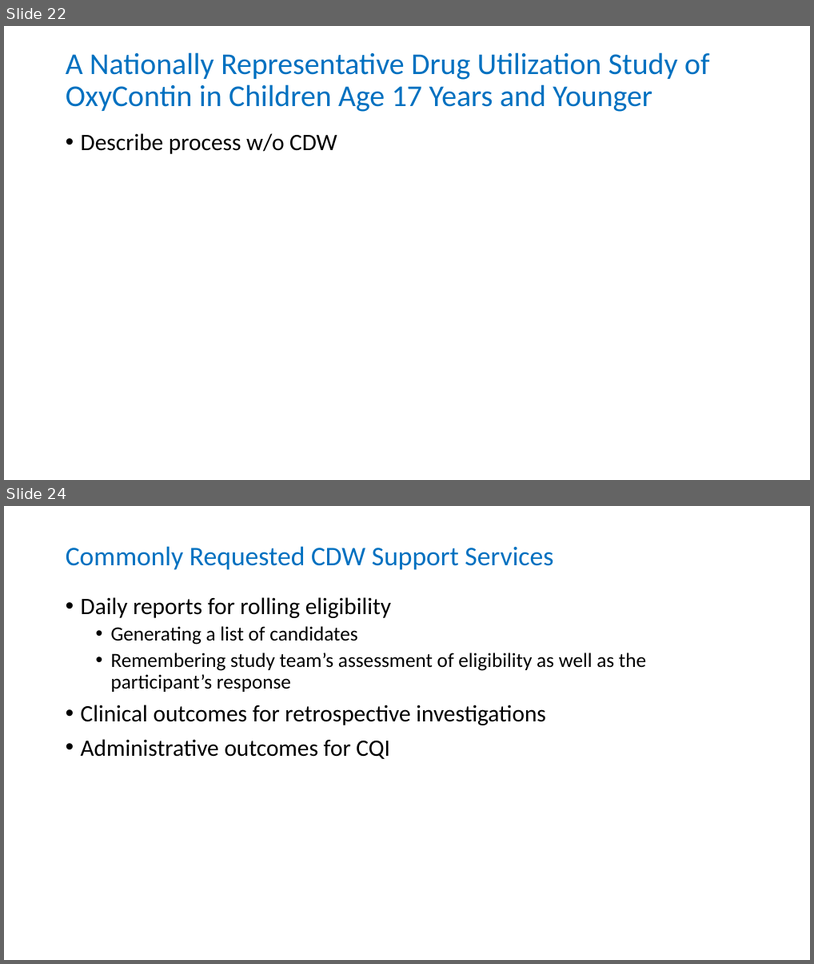
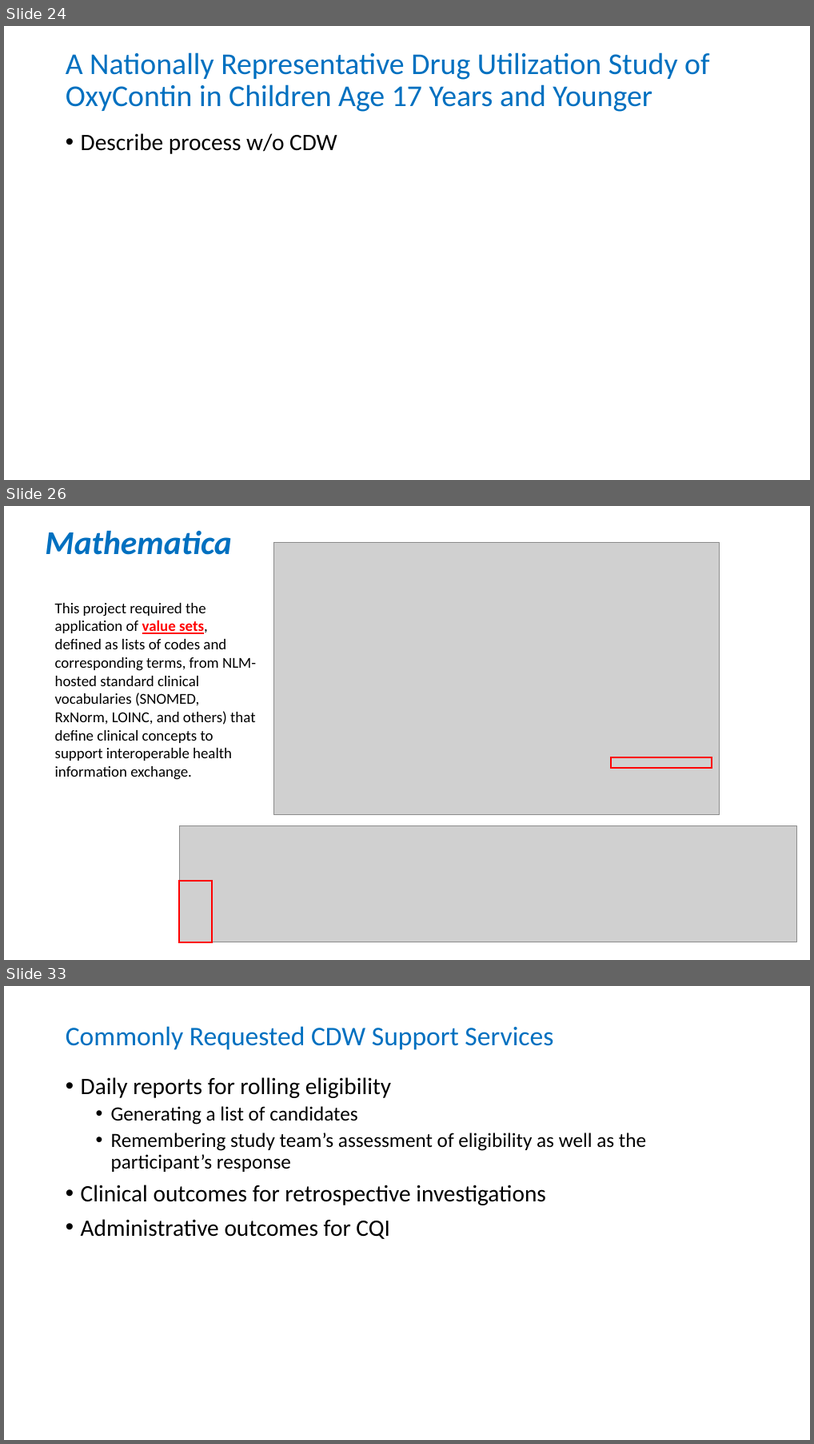
Before and after one commit to OuhscBbmc/prairie-outpost-public, a slide deck: publications/presentation-2019-06-idea/ispctn-regional-conference-2019-06.pptx. Shown one above the other, each under a label of ours: slides 22 and 24 before the commit, slides 24, 26 and 33 after it; the slides between them are not shown. The pictures are 814x964 and 814x1444 pixels, drawn with LibreOffice and Linux fonts; fonts in the diff are those of the drawing; grey boxes stand for pictures. Boxes give left, top, right and bottom in pixels: in the first picture for what was removed or moved away, otherwise in the second. Text is boxed around its words. In the diff, an @@ line names an element or a change of style, - is before the commit and + after.

Commit message:
adding more project examples

```diff
--- a/publications/presentation-2019-06-idea/ispctn-regional-conference-2019-06.pptx
+++ b/publications/presentation-2019-06-idea/ispctn-regional-conference-2019-06.pptx
@@ slide 26 added at [4,506,810,960], background #FFFFFF @@
@@ title added at [45,530,231,555], 39.6 pt, text #0070C0, bold, italic @@
+Mathematica
@@ picture added at [274,542,719,814] @@
@@ text added at [55,603,256,780], 18 pt, text #000000 @@
+This project required the application of value sets, defined as lists of codes and corresponding terms, from NLM-hosted standard clinical vocabularies (SNOMED, RxNorm, LOINC, and others) that define clinical concepts to support interoperable health information exchange.
@@ rectangle added at [612,757,712,768], outline #FF0000 1.75 pt @@
@@ picture added at [179,825,797,941] @@
@@ rectangle added at [179,880,212,941], outline #FF0000 1.75 pt @@
@@ what was slide 22 is now slide 24 @@
@@ what was slide 24 is now slide 33 @@
```
Also in this commit, not shown: 1 slide changed, 9 other slides added.
